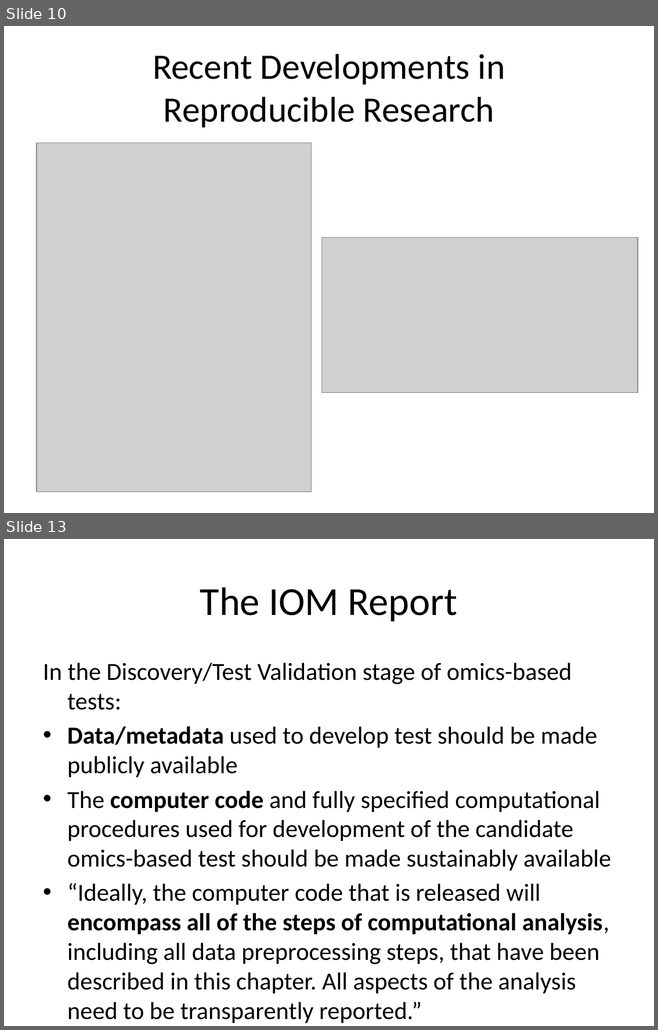
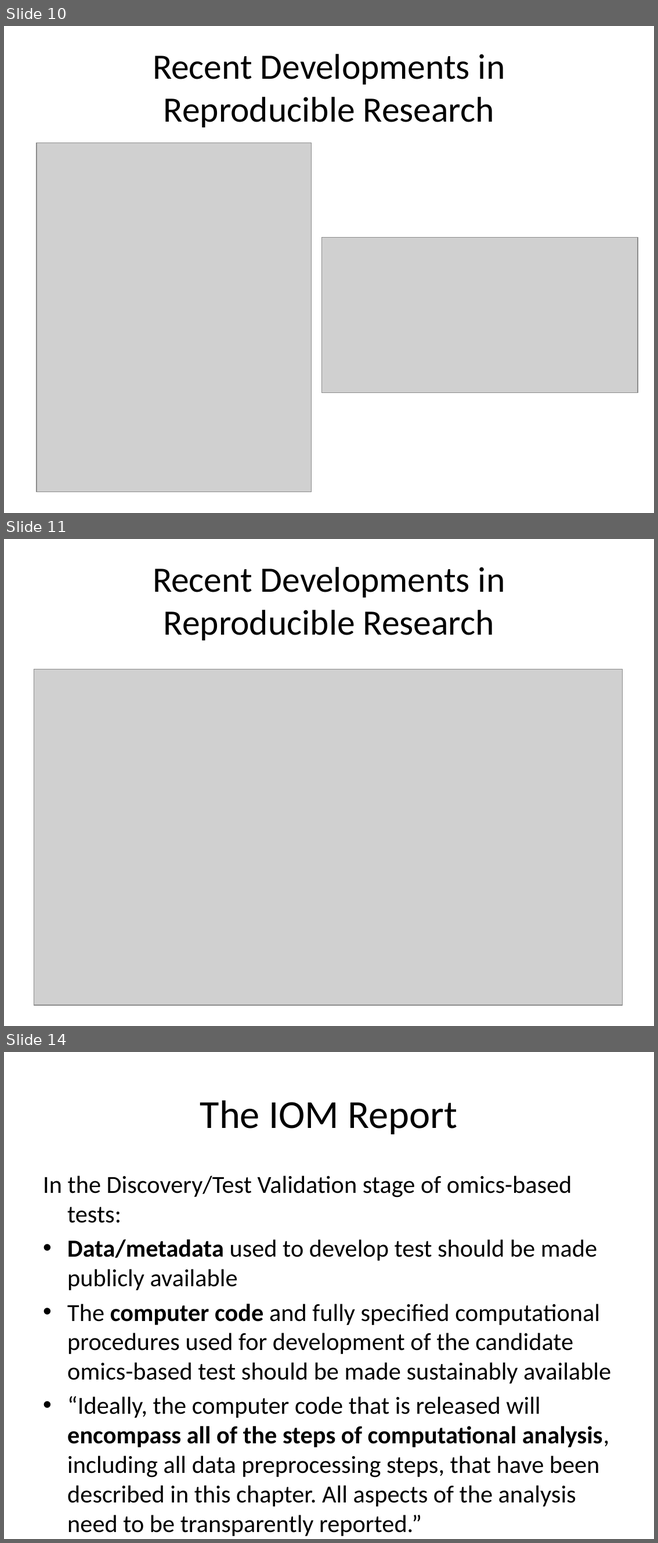
Before and after one commit to rdpeng/Minnesota2013, a slide deck: RR_knitr.pptx. Shown one above the other, each under a label of ours: slides 10 and 13 before the commit, slides 10, 11 and 14 after it; the slides between them are not shown. The pictures are 658x1030 and 658x1543 pixels, drawn with LibreOffice and Linux fonts; fonts in the diff are those of the drawing; grey boxes stand for pictures. Boxes give left, top, right and bottom in pixels: in the first picture for what was removed or moved away, otherwise in the second. Text is boxed around its words. In the diff, an @@ line names an element or a change of style, - is before the commit and + after.

```diff
--- a/RR_knitr.pptx
+++ b/RR_knitr.pptx
@@ slide 11 added at (4, 539, 654, 1026), background #FFFFFF @@
@@ title added at (152, 567, 505, 641), 39.6 pt, text #000000 @@
+Recent Developments in
+Reproducible Research
@@ picture added at (34, 669, 622, 1005) @@
@@ what was slide 13 is now slide 14 @@
```
Also in this commit, not shown: 8 slides changed, 3 other files.
